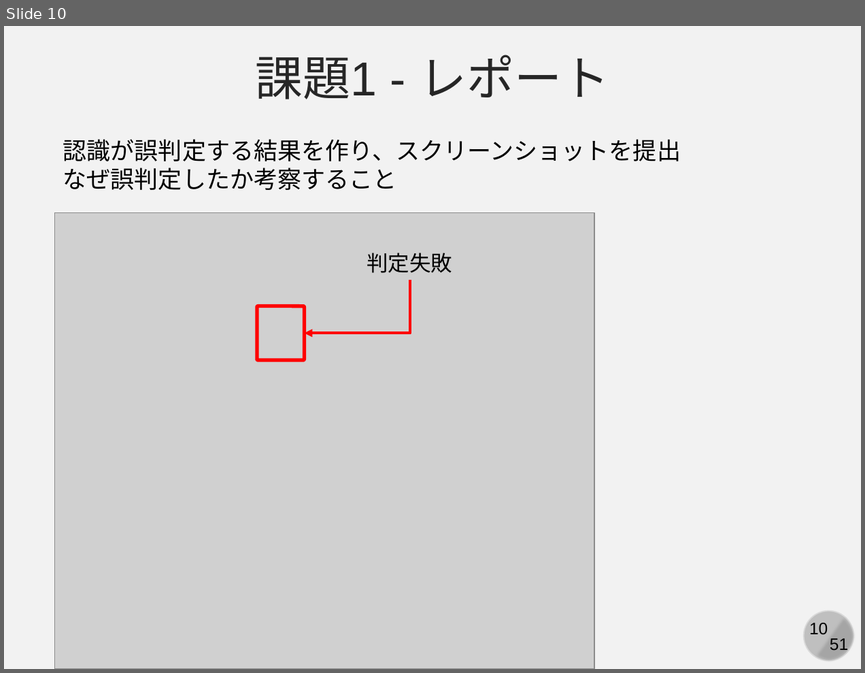
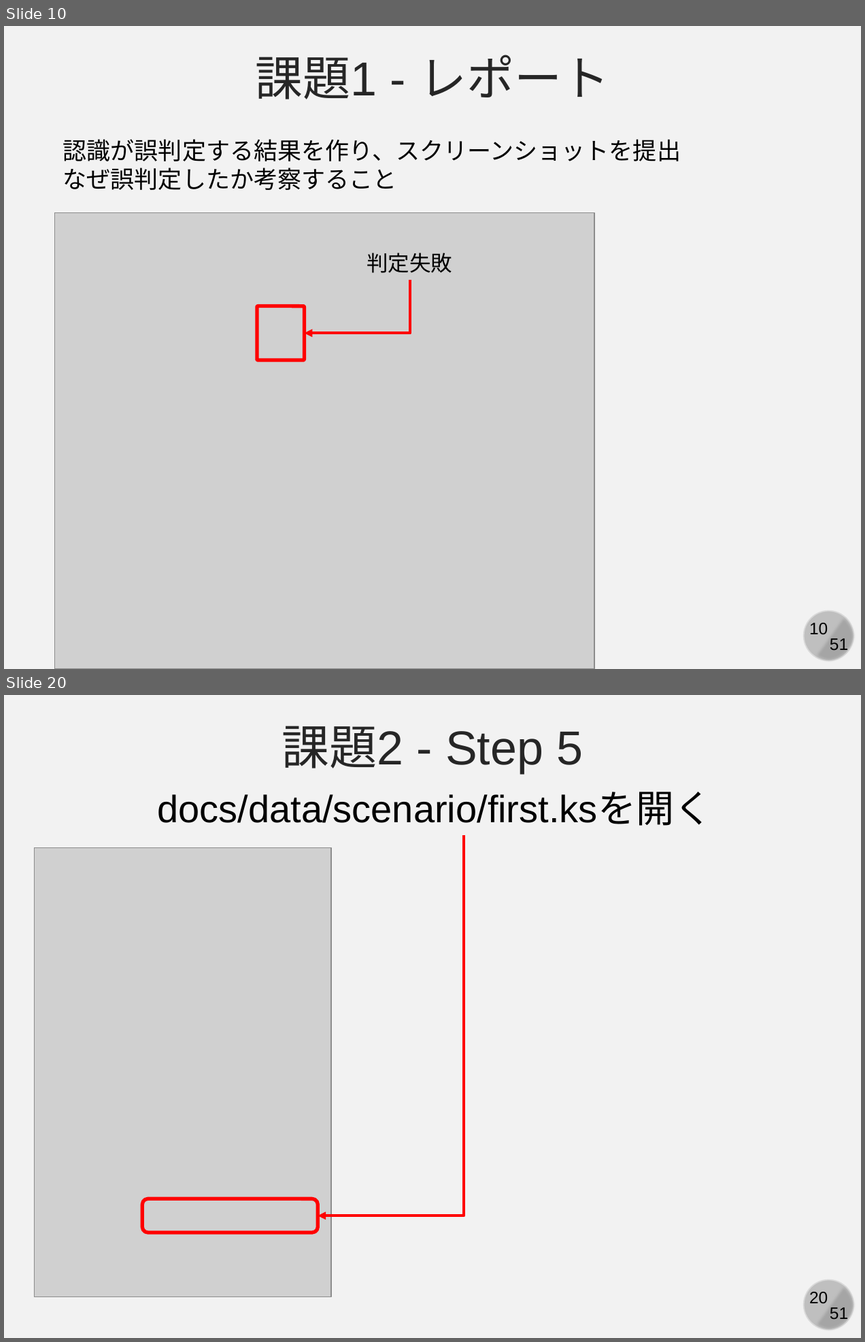
Before and after one commit to kaityo256/github, a slide deck: practice_github2/fig/github_ex04.pptx. Shown one above the other, each under a label of ours: slide 10 before the commit, slides 10 and 20 after it; the slides between them are not shown. The pictures are 865x673 and 865x1342 pixels, drawn with LibreOffice and Linux fonts; fonts in the diff are those of the drawing; grey boxes stand for pictures. Boxes give left, top, right and bottom in pixels: in the first picture for what was removed or moved away, otherwise in the second. Text is boxed around its words. In the diff, an @@ line names an element or a change of style, - is before the commit and + after.

```diff
--- a/practice_github2/fig/github_ex04.pptx
+++ b/practice_github2/fig/github_ex04.pptx
@@ slide 20 added at (4, 695, 861, 1338), background #F2F2F2; not listed: 4 template elements that a slide beside it also shows @@
@@ text added at (281, 726, 583, 773), 40 pt, text #262626 @@
+課題2 - Step 5
@@ text added at (158, 792, 713, 826), 32 pt, text #000000 @@
+docs/data/scenario/first.ksを開く
@@ elbow arrow added from (464, 834) to (317, 1215), #FF0000 2.25 pt @@
@@ picture added at (34, 847, 330, 1297) @@
@@ rounded rectangle added at (142, 1199, 317, 1232), outline #FF0000 3 pt @@
```
Also in this commit, not shown: 12 other slides added, 1 other file.
